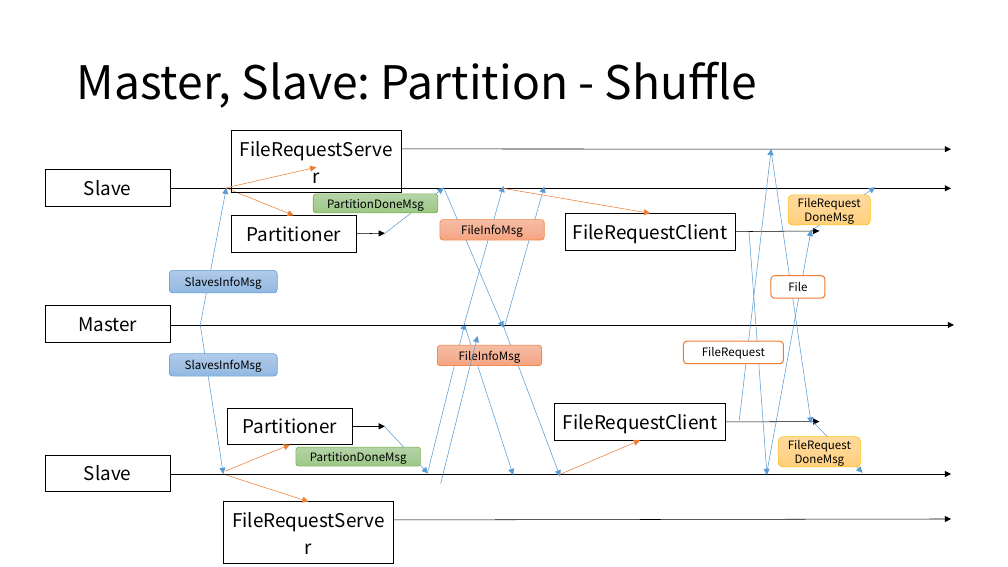
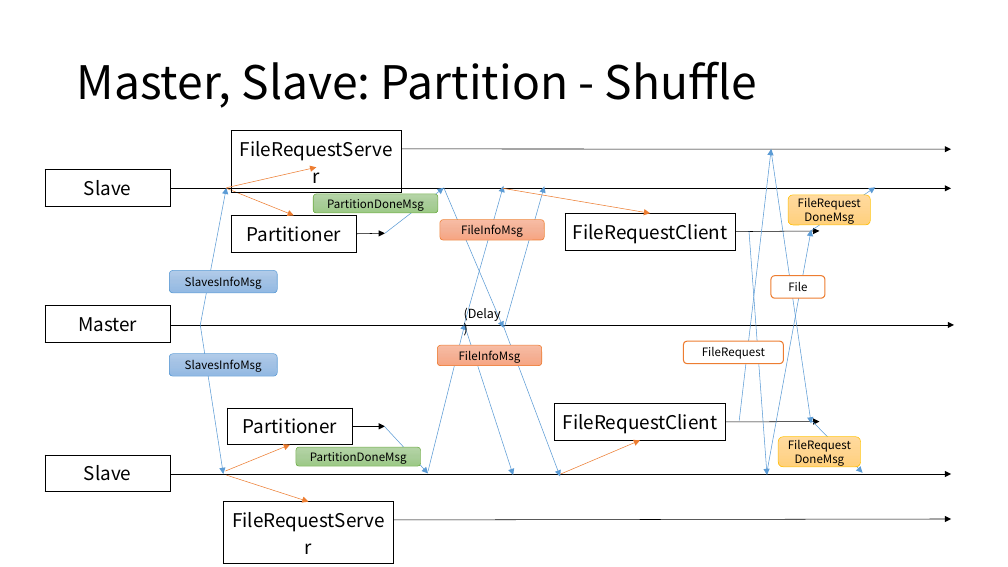
Before and after one commit to Eyebrowmoon/CS490, a slide deck: slide 25 of project.pptx (slide 24 before the commit). Drawn at 1008x567 pixels with LibreOffice and Linux fonts; fonts in the diff are those of the drawing. Boxes give left, top, right and bottom in pixels: in the first picture for what was removed or moved away, otherwise in the second. Text is boxed around its words. In the diff, an @@ line names an element or a change of style, - is before the commit and + after.

```diff
--- a/project.pptx
+++ b/project.pptx
@@ text added at (464,304,501,321), 12 pt, text #000000 @@
+(Delay)
@@ arrow removed from (441, 484) to (478, 336) @@
```
Also in this commit, not shown: 6 other slides changed, 1 slide added, 2 slides removed, 11 other files.
